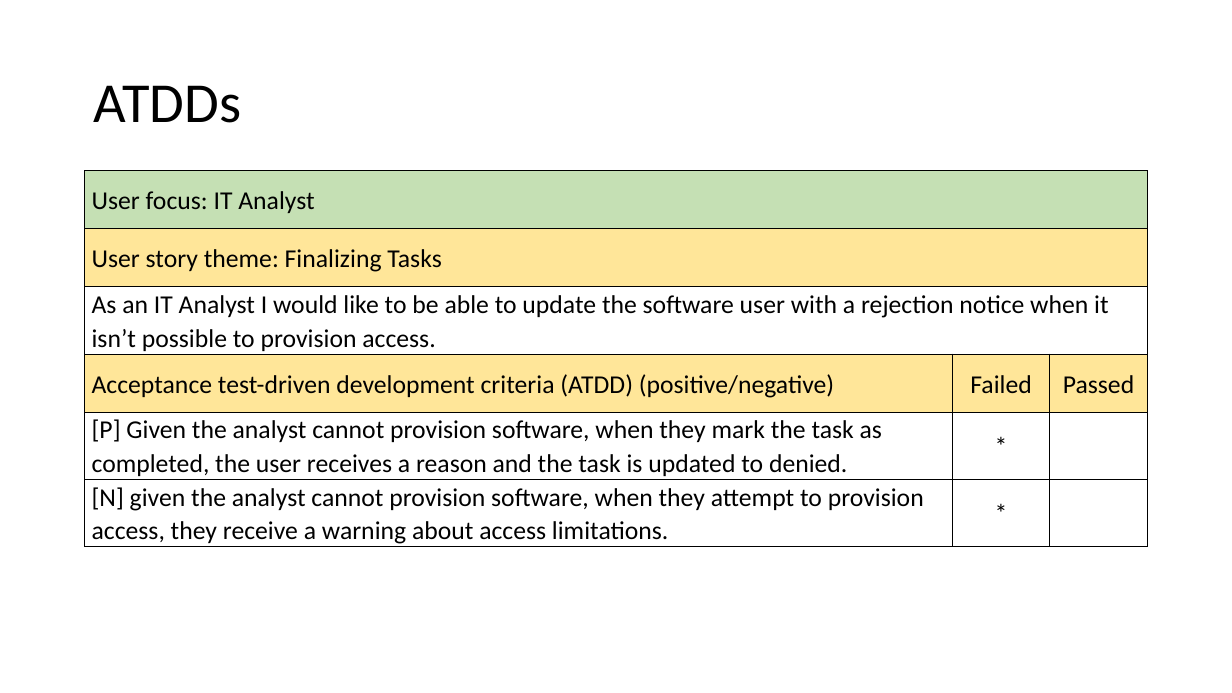
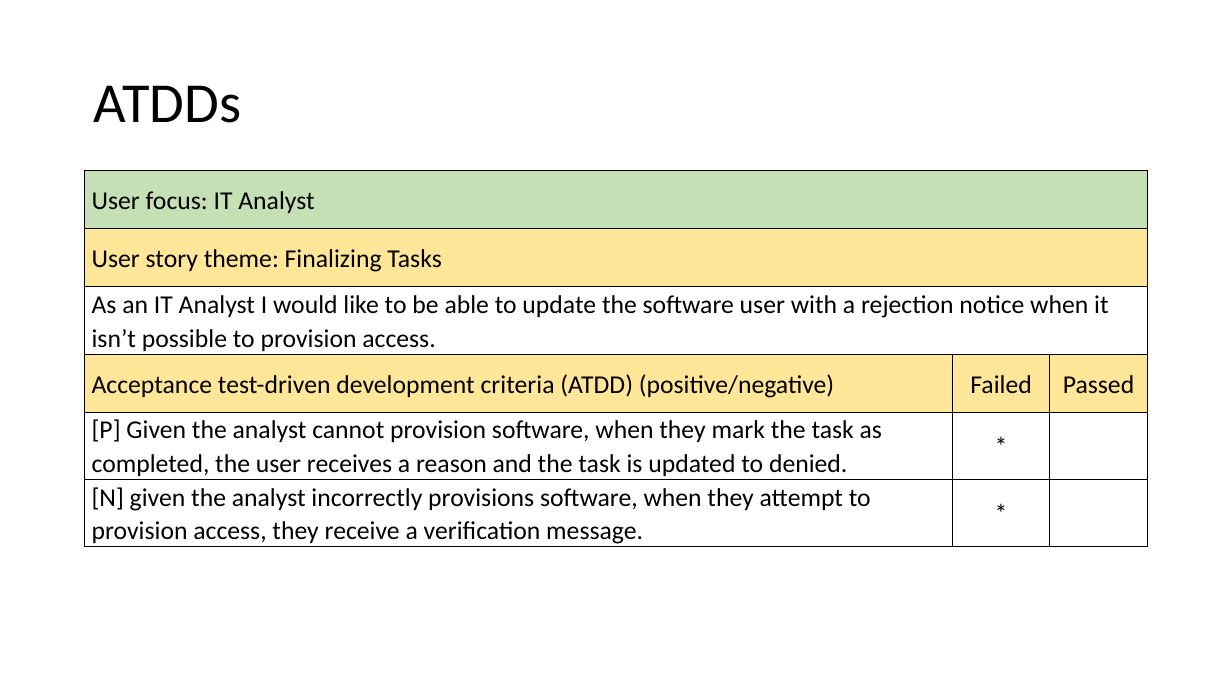
Before and after one commit to OmegaHelix/ENSE470, a slide deck: slide 9 of Milestone5/Milestone5.pptx (slide 10 before the commit). Drawn at 1232x693 pixels with LibreOffice and Linux fonts; fonts in the diff are those of the drawing. Boxes give left, top, right and bottom in pixels: in the first picture for what was removed or moved away, otherwise in the second. Text is boxed around its words. In the diff, an @@ line names an element or a change of style, - is before the commit and + after.

```diff
--- a/Milestone5/Milestone5.pptx
+++ b/Milestone5/Milestone5.pptx
@@ table at [85,171,1148,548] @@
-row 6, column 1: [N] given the analyst cannot provision software, when they attempt to provision access, they receive a warning about access limitations.
+row 6, column 1: [N] given the analyst incorrectly provisions software, when they attempt to provision access, they receive a verification message.
```
Also in this commit, not shown: 9 other slides changed.
